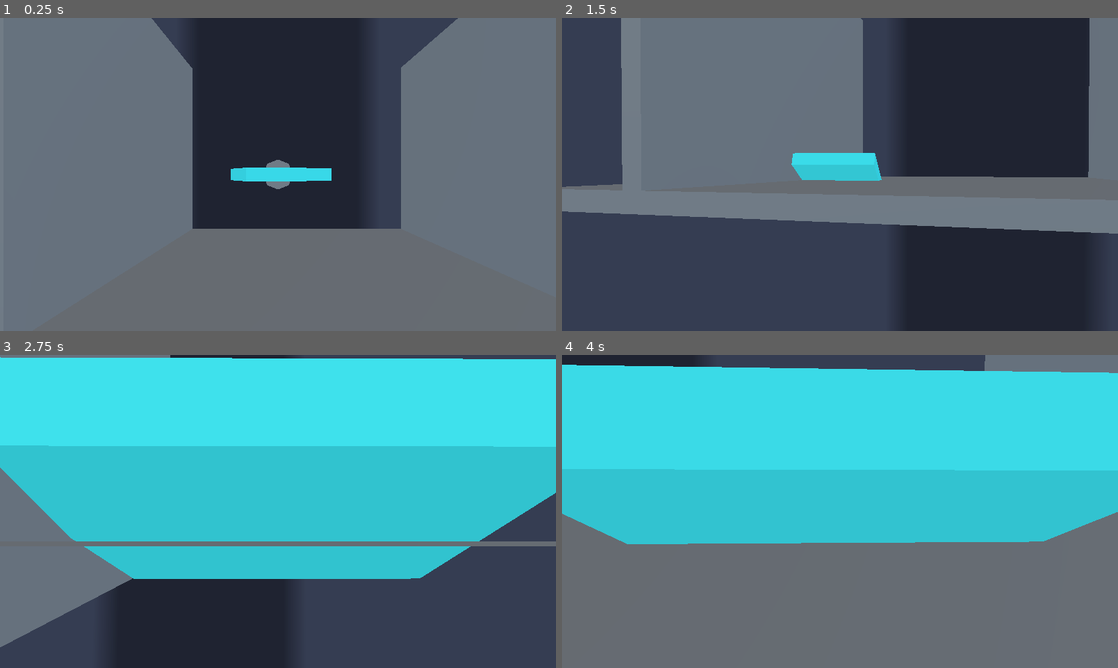
Above: before the commit, frames 1-4 (two rows, left to right).
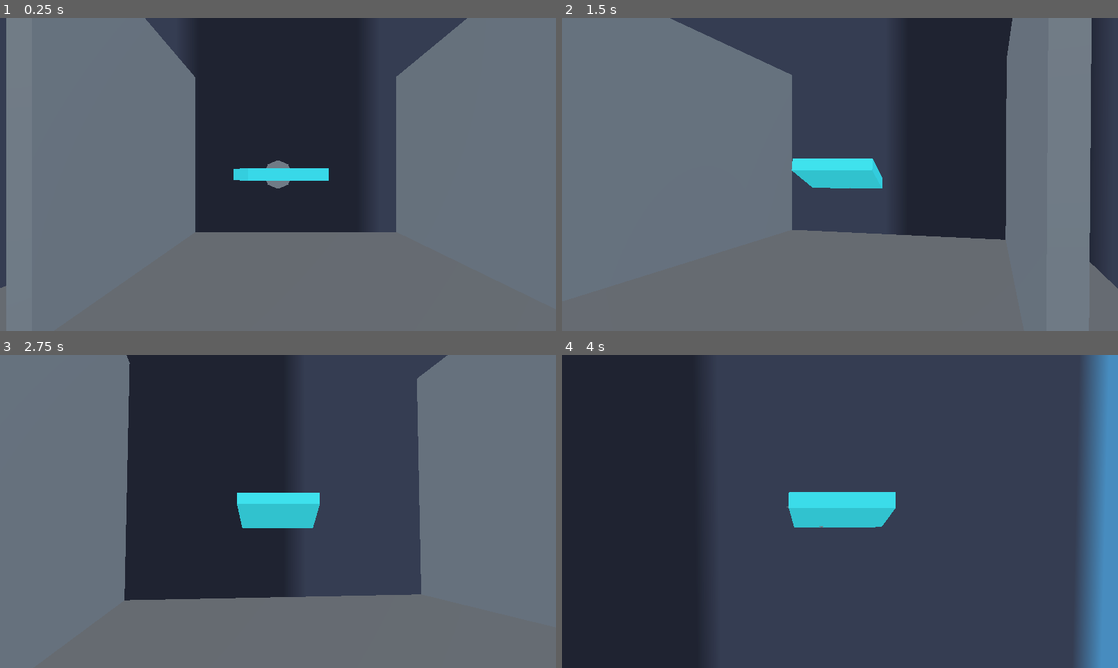
Above: after the commit, the same moments.

Repository: Apmds/operation-spin
Game: Godot game, scene res://src/test_scene.tscn
Two runs of this game, one before a commit and one after it. Both use one fixed random seed, a clock stepped at 60 frames per second and the inputs below. The engine's default icon, where the game draws it, is replaced by a stand-in: a white triangle on a blue panel in a dark square.
Inputs (mouse positions are in pixels of both pictures, inside the frame that each line leads up to):
- Up to frame 1 (0.25 s): no input
- Up to frame 2 (1.5 s): tap Enter (ui_accept) at 0.5, 0.77 s; move the mouse to (867, 174) at 0.52 s; hold Up (ui_up) from 0.53 s (still down); click (867, 174) at 0.67 s; move the mouse to (812, 174) at 1.27 s; click (812, 174) at 1.42 s
- Up to frame 3 (2.75 s): keep holding Up (ui_up); tap Enter (ui_accept) at 1.52 s; move the mouse to (289, 505) at 2.02 s; click (289, 505) at 2.17 s
- Up to frame 4 (4 s): keep holding Up (ui_up); move the mouse to (834, 517) at 2.77 s; click (834, 517) at 2.92 s; tap Enter (ui_accept) at 3.02, 3.77 s; move the mouse to (878, 514) at 3.52 s; click (878, 514) at 3.67 s

The runs differ from the first frame. In frame 1, 2.6% of the frame differs, in the area x 0-84%, y 0-87%; in frame 2, 63%; in frame 3, 88%; in frame 4, 96%, in the area x 0-100%, y 0-100%.

Commit message:
drone movement

Diff:
--- a/src/drone/camera.tscn
+++ b/src/drone/camera.tscn
@@ -5,7 +5,6 @@
 
 [node name="Camera" type="Node3D" unique_id=1558356959]
 script = ExtResource("1_xfuf4")
-mouse_sens = 0.005
 
 [node name="Arm" type="SpringArm3D" parent="." unique_id=1130881809]
 spring_length = 6.0
--- a/src/drone/camera_arm.gd
+++ b/src/drone/camera_arm.gd
@@ -1,7 +1,7 @@
 class_name CameraArm extends Node3D
 
 @export var followed_node: Node3D
-@export var mouse_sens: float = 0.05
+@export var mouse_sens: float = 0.005
 @onready var camera_object: Camera3D = $Camera3D
 
 func focused() -> bool:
--- a/src/drone/camera_follow.gd
+++ b/src/drone/camera_follow.gd
@@ -1,7 +1,7 @@
 extends Camera3D
 
 @export var followed_node: Node3D
-@export var speed: float = 10
+@export var speed: float = 15
 
 func _physics_process(delta: float) -> void:
 	position = lerp(position, followed_node.position, speed*delta)
--- a/src/drone/drone.gd
+++ b/src/drone/drone.gd
@@ -3,10 +3,13 @@
 @export var camera: CameraArm
 @onready var mesh: MeshInstance3D = $Mesh
 
+var wind_force = 1.01
+
+var tilt_basis: Basis
+
 var body_direction: Vector3 = Vector3.UP:
 	get: return body_direction
 	set(value):
-		print(value)
 		body_direction = value
 		mesh.rotation = body_direction
 
@@ -14,8 +17,6 @@
 
 var wind_direction: Vector3 = Vector3.UP
 var fans_on: bool = true
-
-const SPEED = 5.0
 
 func reverse_fans():
 	wind_direction = wind_direction.rotated(Vector3.FORWARD, PI)
@@ -28,20 +29,16 @@
 		reverse_fans()
 
 func _physics_process(delta: float) -> void:
-	# Add the gravity
-	if not is_on_floor():
-		velocity += get_gravity() * delta
 
 	#print("v1")
 	#print(velocity)
 
 	# Add wind force
 	if fans_on:
-		var grav_strength: float = get_gravity().length()
+		var wind_vector = tilt_basis.y
+		wind_vector = Vector3(wind_vector.x, 0, wind_vector.z)
 
-		var wind_vector = body_direction
-
-		velocity += wind_vector * grav_strength * delta
+		velocity += wind_vector * 5 * delta
 
 	#print("v2")
 	#print(velocity)
@@ -53,7 +50,6 @@
 
 	var pitch = input_dir.y * max_tilt
 	var roll = -input_dir.x * max_tilt
-	var tilt_basis: Basis
 
 	if (camera):
 		direction = direction.rotated(Vector3.UP, camera.get_camera_object().global_rotation.y)
@@ -65,14 +61,6 @@
 
 	tilt_basis = tilt_basis.rotated(tilt_basis.x, pitch)
 	tilt_basis = tilt_basis.rotated(tilt_basis.z, roll)
-	body_direction = body_direction.slerp(tilt_basis.get_euler(), delta * 5)
-
-
-	#if direction:
-	#	velocity.x = direction.x * SPEED
-	#	velocity.z = direction.z * SPEED
-	#else:
-	#	velocity.x = move_toward(velocity.x, 0, SPEED)
-	#	velocity.z = move_toward(velocity.z, 0, SPEED)
+	body_direction = body_direction.lerp(tilt_basis.get_euler(), delta * 5)
 
 	move_and_slide()
